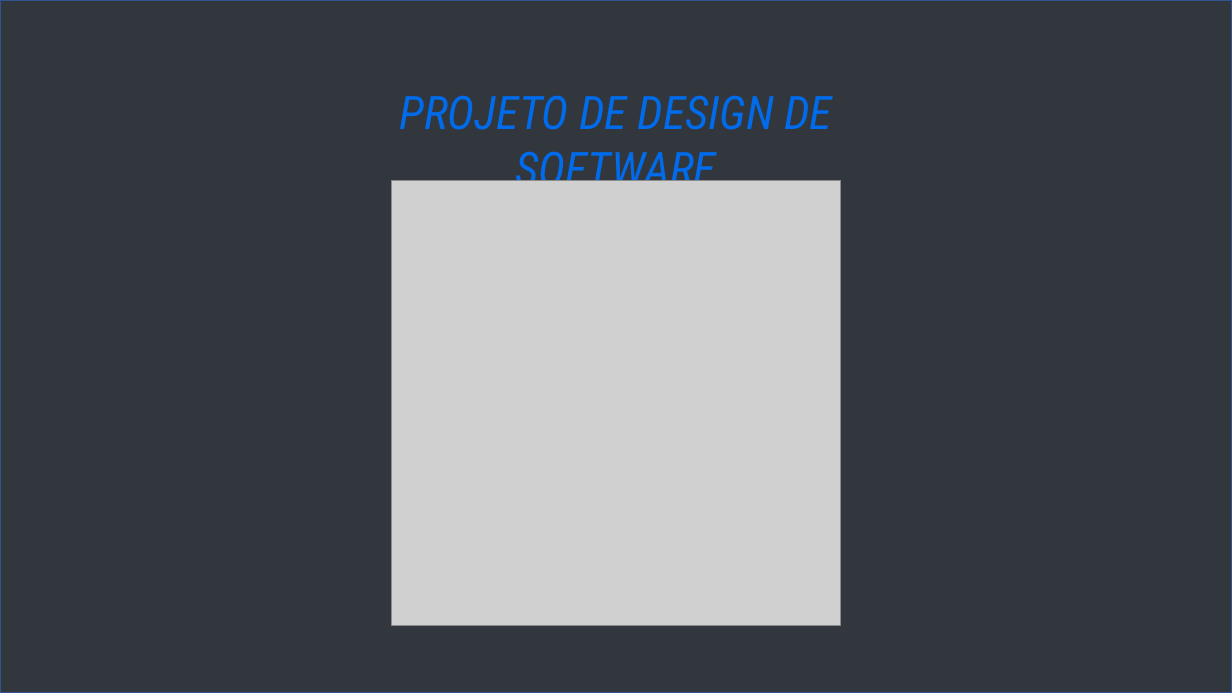
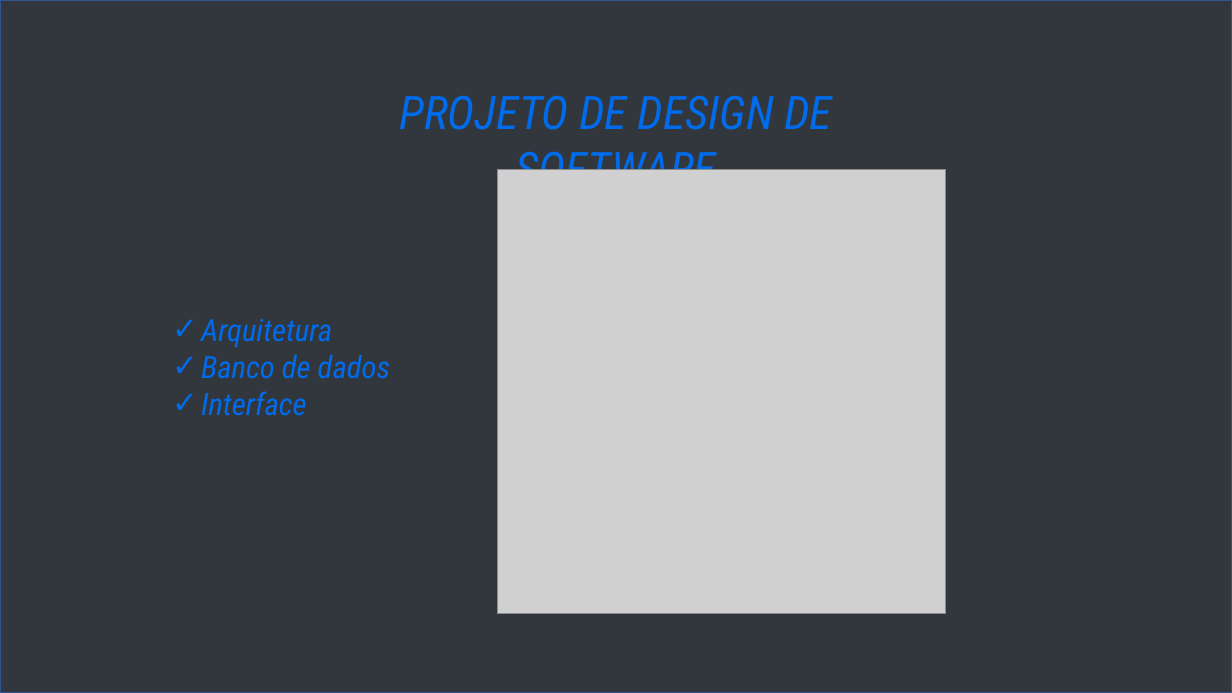
Before and after one commit to bmortella/mashin, a slide deck: slide 9 of Apresentaçao.pptx. Drawn at 1232x693 pixels with LibreOffice and Linux fonts; fonts in the diff are those of the drawing; grey boxes stand for pictures; background and template pictures are left out. Boxes give left, top, right and bottom in pixels: in the first picture for what was removed or moved away, otherwise in the second. Text is boxed around its words. In the diff, an @@ line names an element or a change of style, - is before the commit and + after.

```diff
--- a/Apresentaçao.pptx
+++ b/Apresentaçao.pptx
@@ text in rectangle at box(0, 0, 1232, 693): text added @@
+√
@@ picture: place and size @@
-picture at box(392, 180, 840, 625)
+picture at box(497, 169, 945, 614)
@@ text added at box(201, 319, 391, 416), 24 pt, text #006BEB, italic @@
+✓ Arquitetura
+✓ Banco de dados
+✓ Interface
```
Also in this commit, not shown: 5 slides added.
